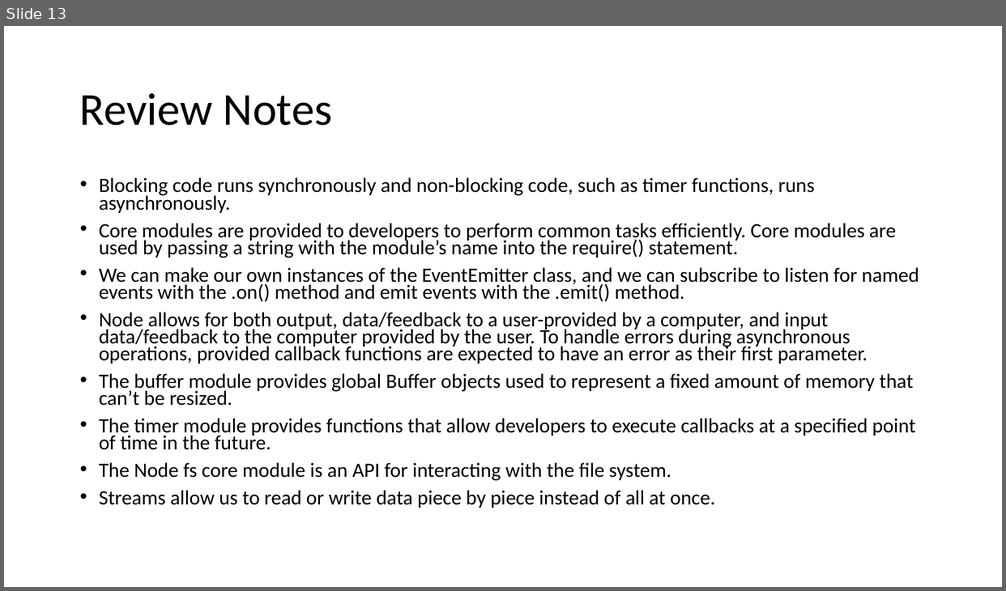
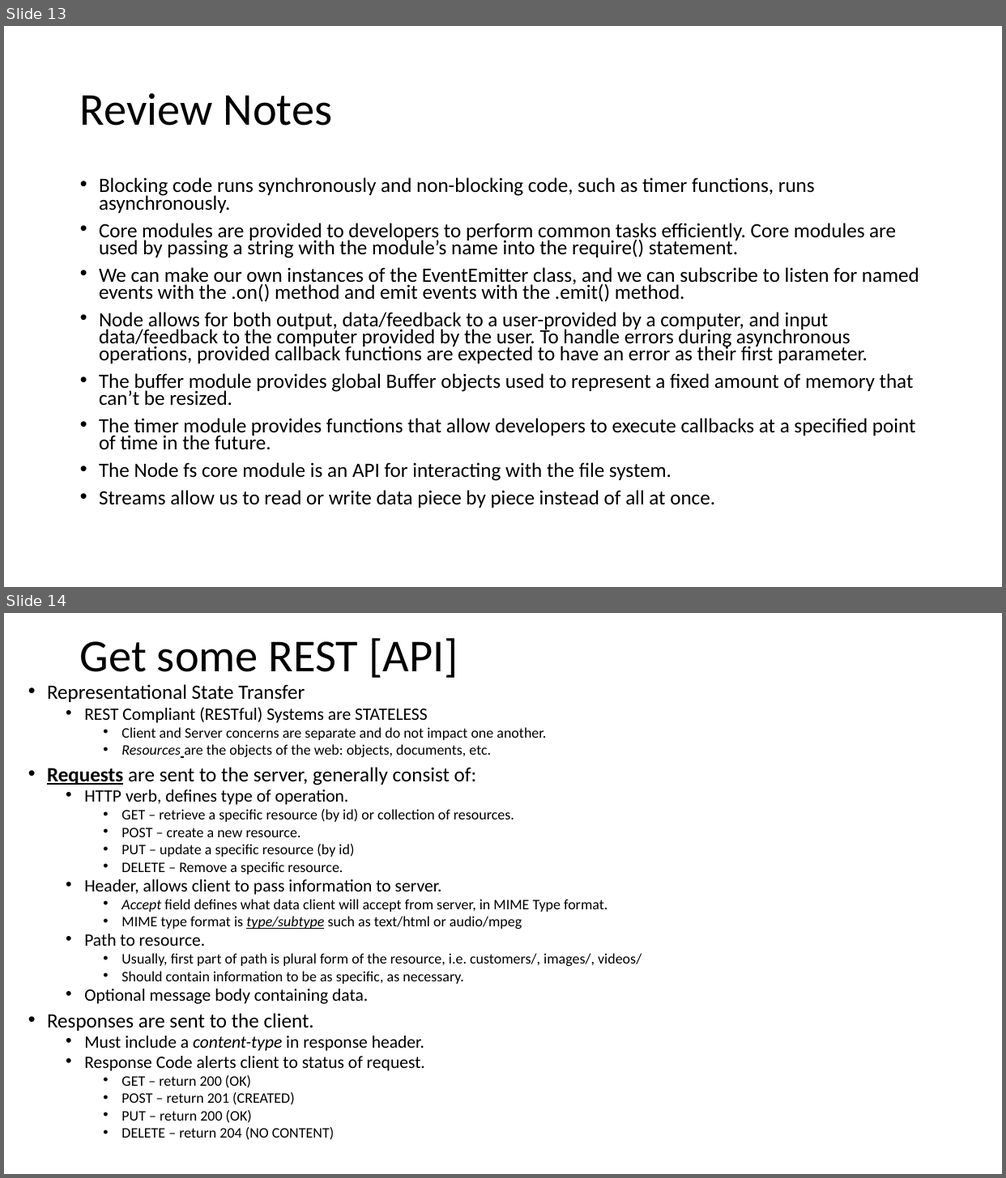
Before and after one commit to RyanK-TFATF/nodejs_express_practice, a slide deck: notes/node.js.pptx. Shown one above the other, each under a label of ours: slide 13 before the commit, slides 13 and 14 after it. The pictures are 1006x591 and 1006x1178 pixels, drawn with LibreOffice and Linux fonts; fonts in the diff are those of the drawing. Boxes give left, top, right and bottom in pixels: in the first picture for what was removed or moved away, otherwise in the second. Text is boxed around its words. In the diff, an @@ line names an element or a change of style, - is before the commit and + after.

```diff
--- a/notes/node.js.pptx
+++ b/notes/node.js.pptx
@@ slide 14 added at [4, 613, 1002, 1174], background #FFFFFF @@
@@ title added at [80, 638, 458, 678], 44 pt, text #000000 @@
+Get some REST [API]
@@ text added at [47, 684, 641, 1140], 14 pt, text #000000 @@
+• Representational State Transfer
+  • REST Compliant (RESTful) Systems are STATELESS
+    • Client and Server concerns are separate and do not impact one another.
+    • Resources are the objects of the web: objects, documents, etc.
+• Requests are sent to the server, generally consist of:
+  • HTTP verb, defines type of operation.
+    • GET – retrieve a specific resource (by id) or collection of resources.
+    • POST – create a new resource.
+    • PUT – update a specific resource (by id)
+    • DELETE – Remove a specific resource.
+  • Header, allows client to pass information to server.
+    • Accept field defines what data client will accept from server, in MIME Type format.
+    • MIME type format is type/subtype such as text/html or audio/mpeg
+  • Path to resource.
+    • Usually, first part of path is plural form of the resource, i.e. customers/, images/, videos/
+    • Should contain information to be as specific, as necessary.
+  • Optional message body containing data.
+• Responses are sent to the client.
+  • Must include a content-type in response header.
+  • Response Code alerts client to status of request.
+    • GET – return 200 (OK)
+    • POST – return 201 (CREATED)
+    • PUT – return 200 (OK)
+    • DELETE – return 204 (NO CONTENT)
```
Also in this commit, not shown: 1 other slide added, 16 other files.
